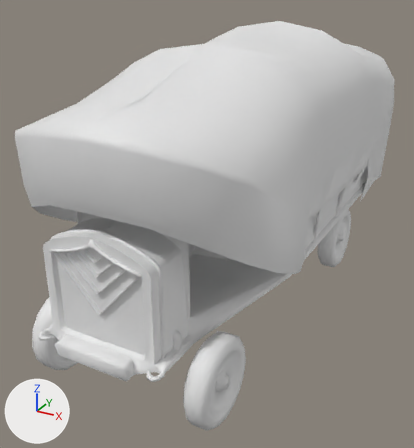
What one commit did to the glTF model project/units/human/transport/transport-truck.gltf.
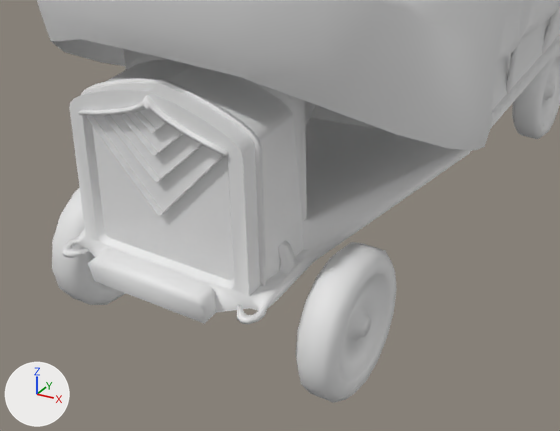
There are two pictures of each version: one whole from a camera (50 mm lens) standing at (4.25, -8.25, 5.69) and looking at (-0.42, 0.24, 1.45), one close up on the part from 0% to 84% of the width and 40% to 100% of the height. The axes (+X, +Y, +Z) are drawn at lower left. The lights are the same throughout. The older version's two pictures come first. Vertices at exactly the same position are counted once.

Script lines for the objects in view, before the commit:
```python
me_cube = bpy.data.meshes.new('Cube')
me_cube.from_pydata(...)  # 915 vertices, 1754 faces; spans x -1.91..1.91, y -3.69..5.79, z 0.99..4.87
me_cube_002 = bpy.data.meshes.new('Cube.002')
me_cube_002.from_pydata(...)  # 968 vertices, 1920 faces; spans x -1.48..1.48, y -3.31..3.31, z -0.04..1.27
ob_body = bpy.data.objects.new('Body', me_cube)
ob_body.location = (0.0, 0.0, 0.0)
ob_wheels = bpy.data.objects.new('Wheels', me_cube_002)
ob_wheels.location = (0.0, 0.0, 0.0)
```
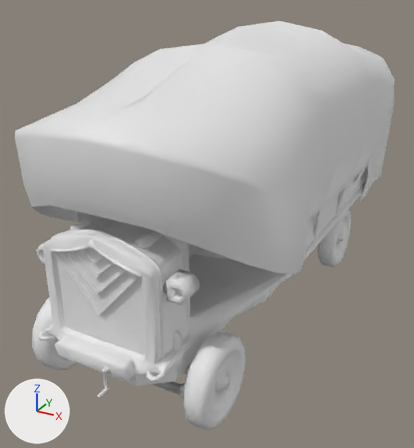
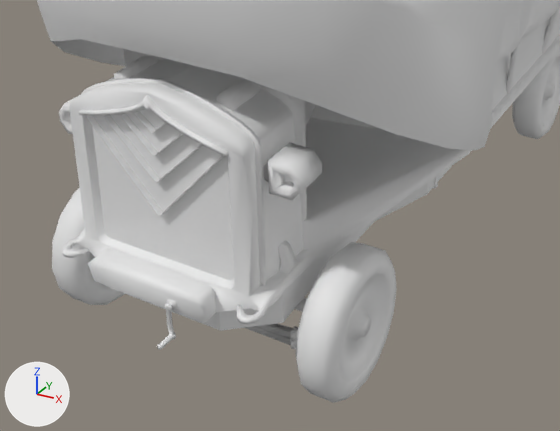
Commit message: Final marine transport model

The edits, one by one:
me_cube is used by ob_body; location (0.0, 0.0, 0.0).
me_cube had 915 vertices, 1754 faces and spanned x -1.91..1.91, y -3.69..5.79, z 0.99..4.87.
me_cube now has 1023 vertices, 1966 faces and spans x -1.91..1.91, y -3.69..5.79, z 0.99..4.87.
Part 1, on me_cube:
12 vertices are added at x -0.57..0.57, y -3.15..-2.84, z 2.62..2.74.
8 new vertices lie (0.0, 0.38, 0.0) away from vertices in x -0.57..0.57, y -3.15, z 2.62..2.72.
28 new faces join them.
Other edits to the shape of me_cube do not show in these pictures.
Mesh me_cube_005 is new.
It has 352 vertices, 668 faces and spans x -1.28..1.28, y -3.87..4.4, z 0.42..1.13.
Mesh me_cube_004 is new.
It has 567 vertices, 1134 faces and spans x -1.51..1.51, y -3.46..4.47, z 0.36..2.31.
Object 'UnderbodyDetail' (ob_underbodydetail) is new; it shows me_cube_005.
Its location is (0.0, 0.0, 0.0).
Object 'Frame' (ob_frame) is new; it shows me_cube_004.
Its location is (0.0, 0.0, 0.0).

Changed parts and their boxes [x1, y1, x2, y2] in the close-ups (560 x 431 px):
'Frame', added (mostly hidden)
    after: [59, 95, 451, 331]
'UnderbodyDetail', added
    after: [157, 299, 298, 350]
part 1 of me_cube, added
    after: [114, 55, 260, 111]
